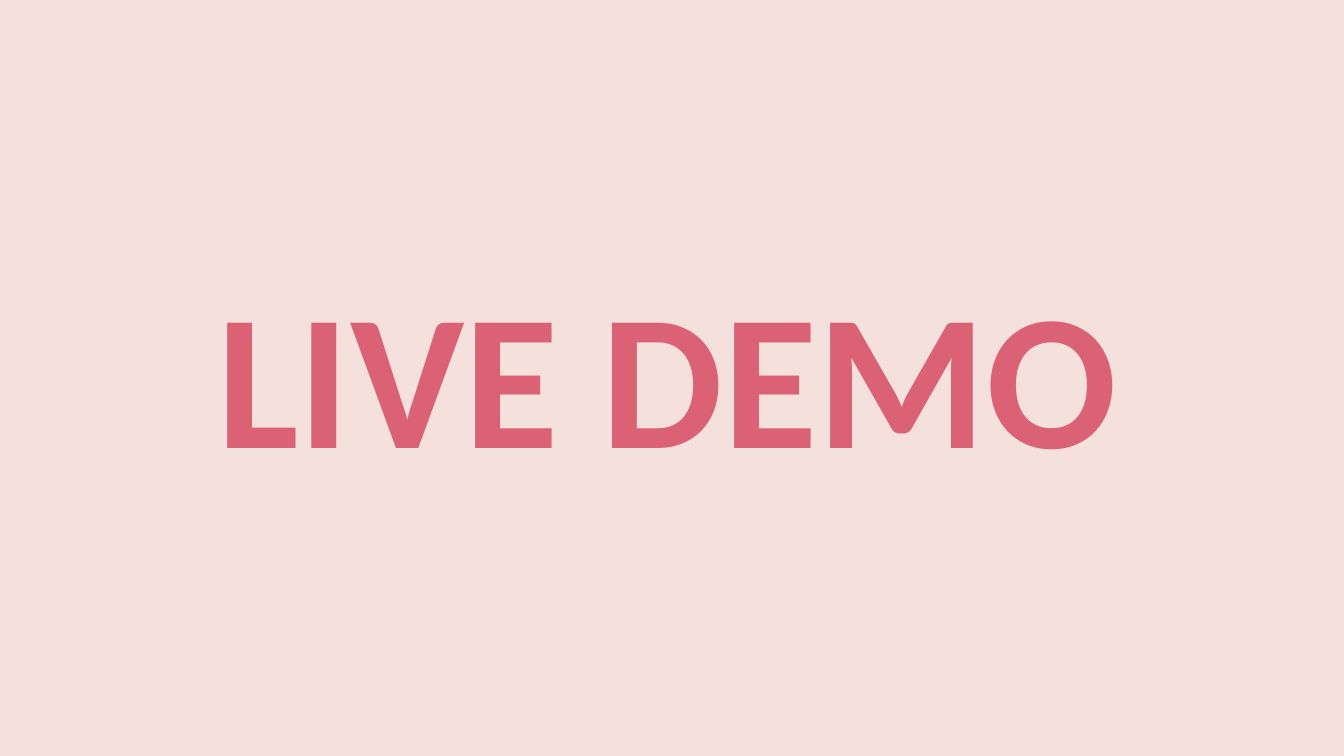
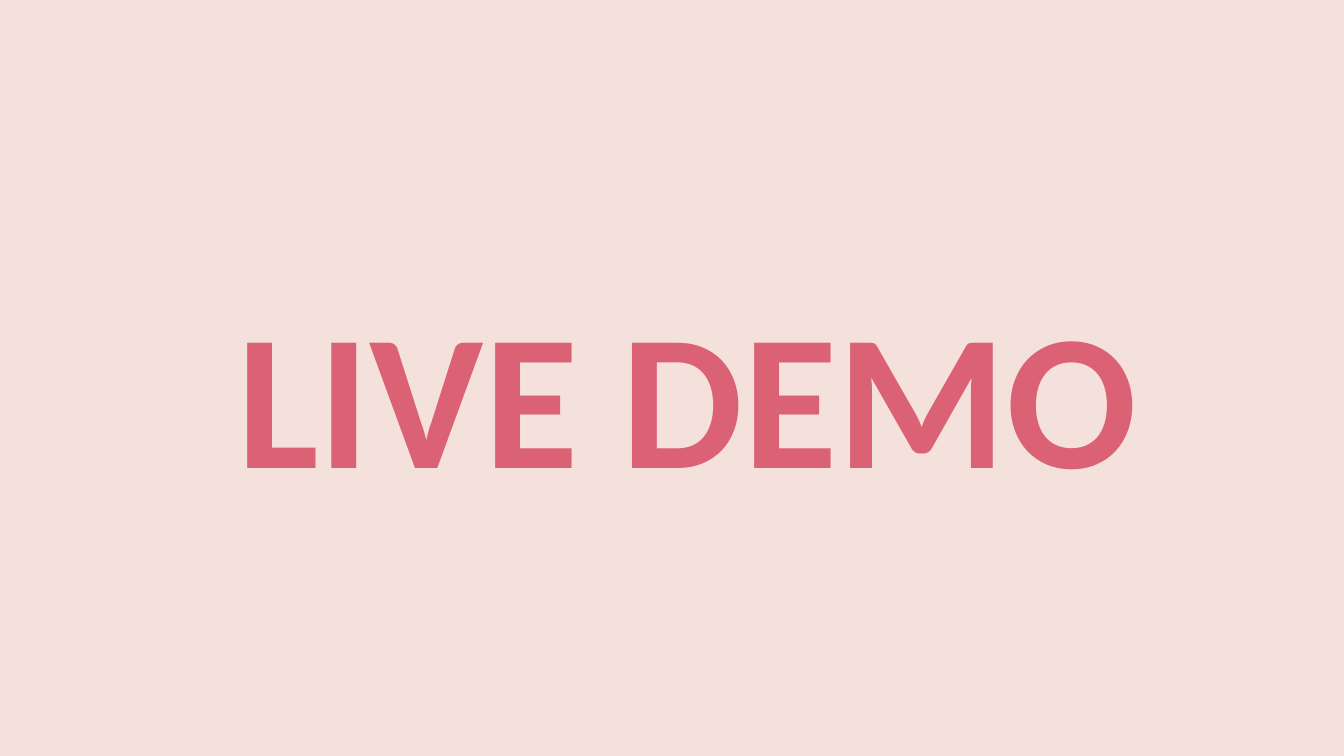
Before and after one commit to Anuj-Sjapati/Safepaws, a slide deck: slide 15 of Prj_documentation/Doc/Very--final-ppt.pptx. Drawn at 1344x756 pixels with LibreOffice and Linux fonts; fonts in the diff are those of the drawing. Boxes give left, top, right and bottom in pixels: in the first picture for what was removed or moved away, otherwise in the second. Text is boxed around its words. In the diff, an @@ line names an element or a change of style, - is before the commit and + after.

```diff
--- a/Prj_documentation/Doc/Very--final-ppt.pptx
+++ b/Prj_documentation/Doc/Very--final-ppt.pptx
@@ title "LIVE DEMO": place and size @@
-title "LIVE DEMO" at box(217, 321, 1117, 449)
+title "LIVE DEMO" at box(237, 341, 1137, 469)
```
Also in this commit, not shown: 1 other slide changed, 2 other files.
